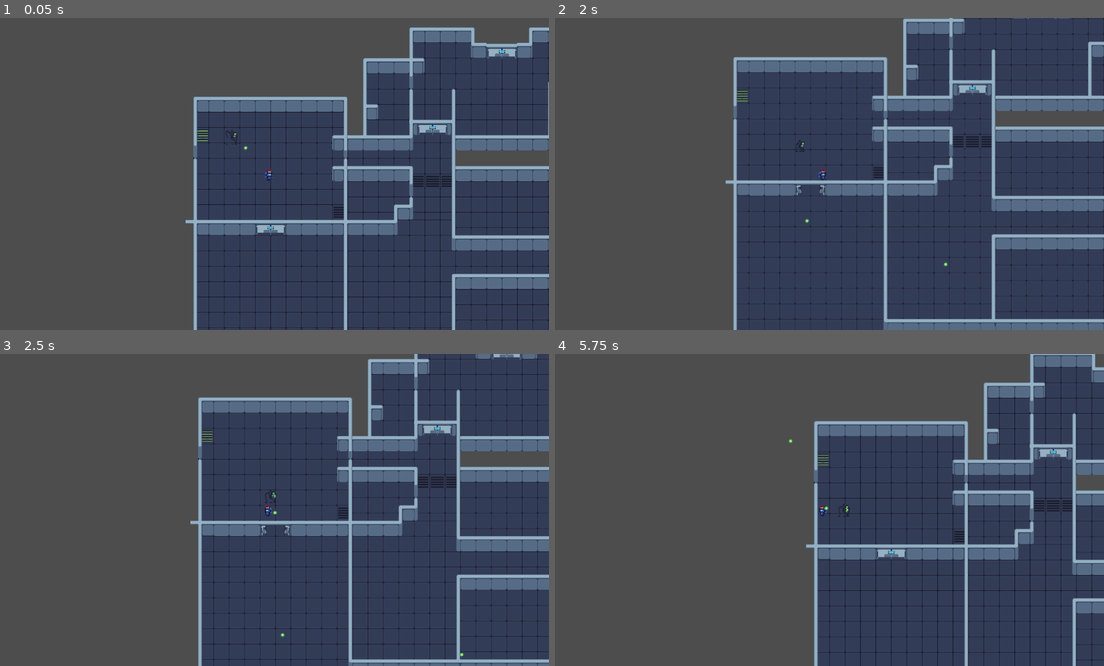
Above: before the commit, frames 1-4 (two rows, left to right).
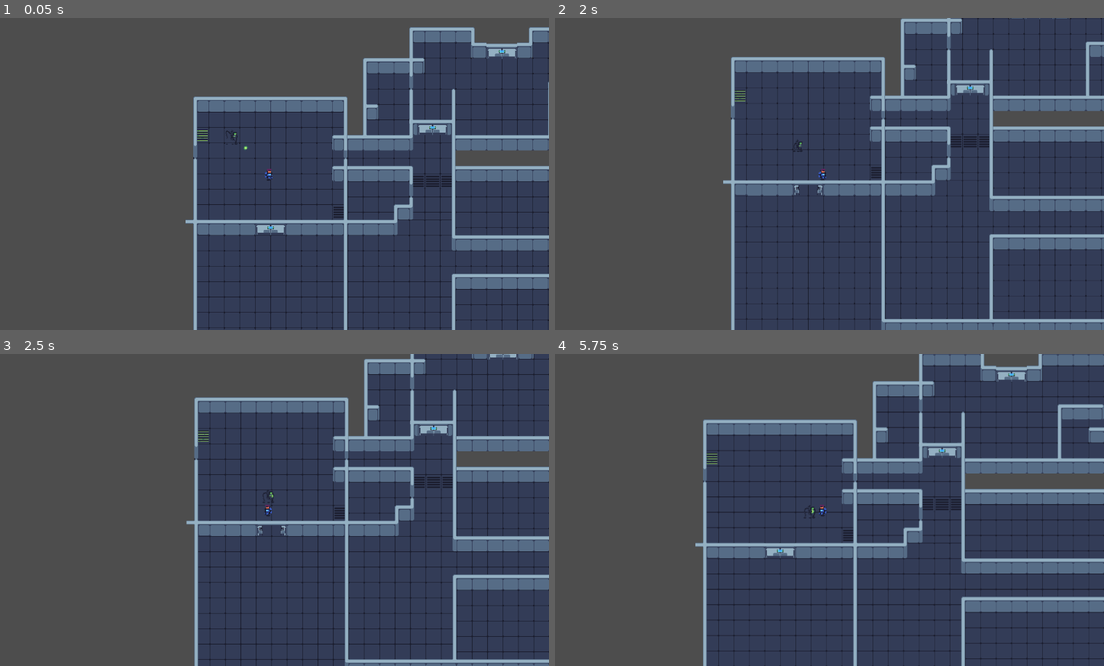
Above: after the commit, the same moments.

Repository: GerardinClement/Gamejam_forge
Game: Godot game, scene res://tile_map.tscn
Same seed, same stepped clock (60 frames per second), same inputs: the game is played once before the commit and once after it.
Inputs (mouse positions are in pixels of both pictures, inside the frame that each line leads up to):
- Up to frame 1 (0.05 s): no input
- Up to frame 2 (2 s): tap Enter at 0.5 s; move the mouse to (796, 236) at 0.52 s; move the mouse to (994, 220) at 1.27 s
- Up to frame 3 (2.5 s): move the mouse to (104, 463) at 2.02 s
- Up to frame 4 (5.75 s): move the mouse to (851, 510) at 2.77 s; move the mouse to (741, 432) at 3.52 s; move the mouse to (950, 494) at 4.27 s; move the mouse to (714, 525) at 5.02 s

Frame 1 is identical in both runs. In frame 2, 5.8% of the frame differs, in the area x 30-100%, y 0-100%; in frame 3, 7.7%; in frame 4, 37%, in the area x 25-100%, y 0-100%.

Commit message:
remove bullet enemy when it hits a enemy, and add pv and empty death function

Diff:
--- a/AnimatedCharacters/Enemies/octopus/Bullet.tscn
+++ b/AnimatedCharacters/Enemies/octopus/Bullet.tscn
@@ -42,9 +42,13 @@
 "speed": 5.0
 }]
 
+[sub_resource type="RectangleShape2D" id="RectangleShape2D_1ef28"]
+size = Vector2(5.33334, 6.66667)
+
 [node name="Bullet" type="CharacterBody2D"]
 scale = Vector2(1.5, 1.5)
 collision_layer = 4
+collision_mask = 0
 script = ExtResource("1_71bs5")
 
 [node name="CollisionShape2D" type="CollisionShape2D" parent="."]
@@ -55,3 +59,9 @@
 position = Vector2(21, -2)
 sprite_frames = SubResource("SpriteFrames_f7jqq")
 frame_progress = 0.850106
+
+[node name="bullet_enemy" type="Area2D" parent="."]
+
+[node name="CollisionShape2D" type="CollisionShape2D" parent="bullet_enemy"]
+position = Vector2(16.6667, -0.666667)
+shape = SubResource("RectangleShape2D_1ef28")
--- a/player.gd
+++ b/player.gd
@@ -2,6 +2,7 @@
 
 
 const SPEED = 75.0
+var PV = 100
 const bulletPath = preload("res://bullet.tscn")
 @onready var animation = $AnimatedSprite2D
 
@@ -14,6 +15,8 @@
 		animation.play("shoot")
 		shoot()
 		$Timer.start()
+	if PV <= 0:
+		player_death()
 
 func _physics_process(delta):
 	var mouseOffset = get_global_mouse_position() - self.position;
@@ -38,3 +41,15 @@
 		bullet.velocity.x = 1
 	else:
 		bullet.velocity.x = -1
+
+
+func _on_area_2d_area_shape_entered(area_rid, area, area_shape_index, local_shape_index):
+	if area.name == "bullet_enemy":
+		take_damage(area.get_parent())
+
+func take_damage(bullet):
+	PV -= 33
+	bullet.queue_free()
+
+func player_death():
+	print("player is dead")
--- a/player.tscn
+++ b/player.tscn
@@ -1,10 +1,10 @@
-[gd_scene load_steps=14 format=3 uid="uid://bghlfveoqowne"]
+[gd_scene load_steps=15 format=3 uid="uid://bghlfveoqowne"]
 
 [ext_resource type="Texture2D" uid="uid://df2xye4npxgco" path="res://Assets/Characters/players blue x3.png" id="1_obtna"]
 [ext_resource type="Script" path="res://player.gd" id="1_yfuhs"]
 
 [sub_resource type="RectangleShape2D" id="RectangleShape2D_fwbjh"]
-size = Vector2(17, 28.4157)
+size = Vector2(17, 23.7423)
 
 [sub_resource type="AtlasTexture" id="AtlasTexture_pq7sh"]
 atlas = ExtResource("1_obtna")
@@ -87,12 +87,15 @@
 "speed": 5.0
 }]
 
+[sub_resource type="RectangleShape2D" id="RectangleShape2D_t7hxa"]
+size = Vector2(20, 22)
+
 [node name="Player" type="CharacterBody2D"]
 collision_mask = 10
 script = ExtResource("1_yfuhs")
 
 [node name="CollisionShape2D" type="CollisionShape2D" parent="."]
-position = Vector2(-10, 1)
+position = Vector2(-10, -1.20571)
 scale = Vector2(1, 0.943944)
 shape = SubResource("RectangleShape2D_fwbjh")
 
@@ -112,3 +115,11 @@
 [node name="Marker2D" type="Marker2D" parent="Node2D"]
 
 [node name="Camera2D" type="Camera2D" parent="."]
+
+[node name="Area2D" type="Area2D" parent="."]
+
+[node name="CollisionShape2D" type="CollisionShape2D" parent="Area2D"]
+position = Vector2(-10, -1)
+shape = SubResource("RectangleShape2D_t7hxa")
+
+[connection signal="area_shape_entered" from="Area2D" to="." method="_on_area_2d_area_shape_entered"]
Not shown: 1 places in AnimatedCharacters/Enemies/human/Bullet.tscn that only renumber resources
Not shown: 1 places in AnimatedCharacters/Enemies/mech/Bullet.tscn that only renumber resources
Not shown: 1 places in AnimatedCharacters/Enemies/octopus/Bullet.tscn that only renumber resources
Not shown: 1 places in tile_map.tscn that only renumber resources
